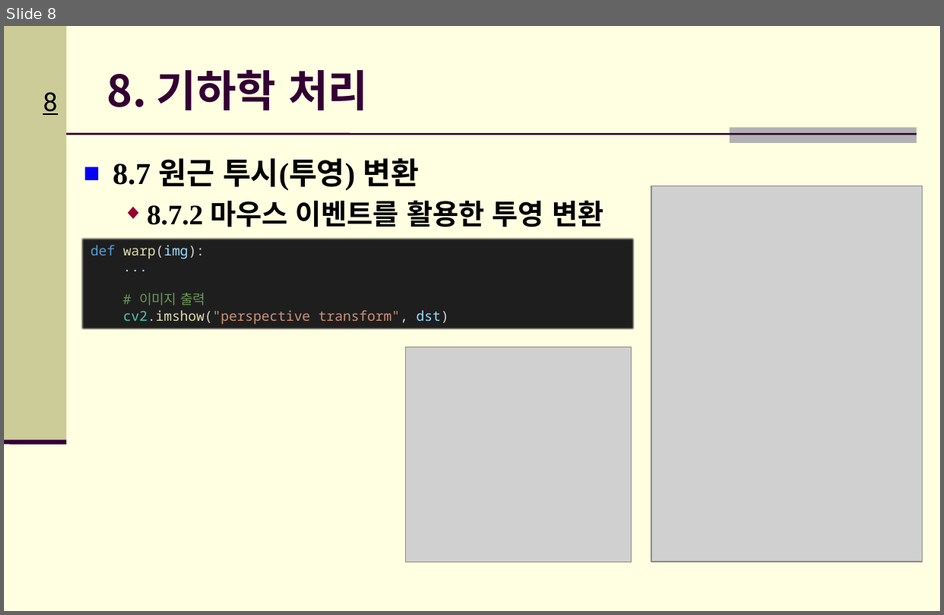
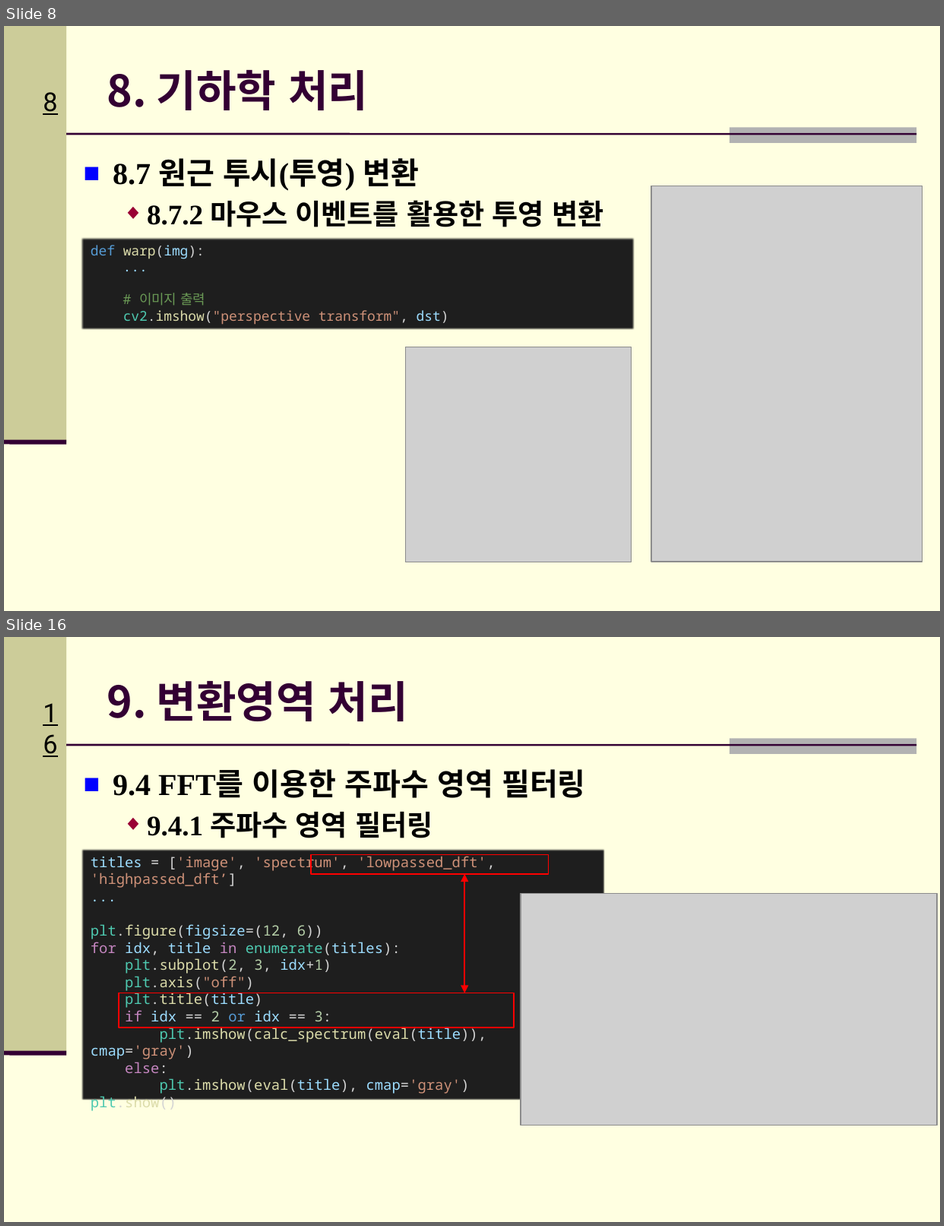
Before and after one commit to Hitbee-dev/OpenCV-Python, a slide deck: 2022-12-06/documents/CH_08 기하학 처리 & CH_09 변환영역 처리.pptx. Shown one above the other, each under a label of ours: slide 8 before the commit, slides 8 and 16 after it; the slides between them are not shown. The pictures are 944x615 and 944x1226 pixels, drawn with LibreOffice and Linux fonts; fonts in the diff are those of the drawing; grey boxes stand for pictures; background and template pictures are left out. Boxes give left, top, right and bottom in pixels: in the first picture for what was removed or moved away, otherwise in the second. Text is boxed around its words. In the diff, an @@ line names an element or a change of style, - is before the commit and + after.

Commit message:
:memo: Update: CH_09 변환 영역 처리 PPT 자료 추가

```diff
--- a/2022-12-06/documents/CH_08 기하학 처리 & CH_09 변환영역 처리.pptx
+++ b/2022-12-06/documents/CH_08 기하학 처리 & CH_09 변환영역 처리.pptx
@@ slide 16 added at box(4, 637, 940, 1222), background #FFFFE1; not listed: 5 template elements that a slide beside it also shows @@
@@ title added at box(107, 681, 408, 721), 33.3 pt, text #330033, bold @@
+9. 변환영역 처리
@@ text added at box(113, 769, 586, 838), 23.3 pt, text #000000, bold @@
+■ 9.4 FFT를 이용한 주파수 영역 필터링
+  ◆ 9.4.1 주파수 영역 필터링
@@ rectangle added at box(82, 848, 605, 1101), fill #1E1E1E, 11 pt, text #CE9178 @@
+titles = ['image', 'spectrum', 'lowpassed_dft', 'highpassed_dft’]
+...
+plt.figure(figsize=(12, 6))
+for idx, title in enumerate(titles):
+plt.subplot(2, 3, idx+1)
+plt.axis("off")
+plt.title(title)
+if idx == 2 or idx == 3:
+plt.imshow(calc_spectrum(eval(title)), cmap='gray')
+else:
+plt.imshow(eval(title), cmap='gray')
+plt.show()
@@ rectangle added at box(311, 854, 549, 874), outline #FF0000 1 pt @@
@@ double arrow added from (465, 874) to (465, 993), #FF0000 1 pt @@
@@ picture added at box(521, 894, 937, 1125) @@
@@ rectangle added at box(118, 993, 513, 1028), outline #FF0000 1 pt @@
```
Also in this commit, not shown: 10 other slides added.
